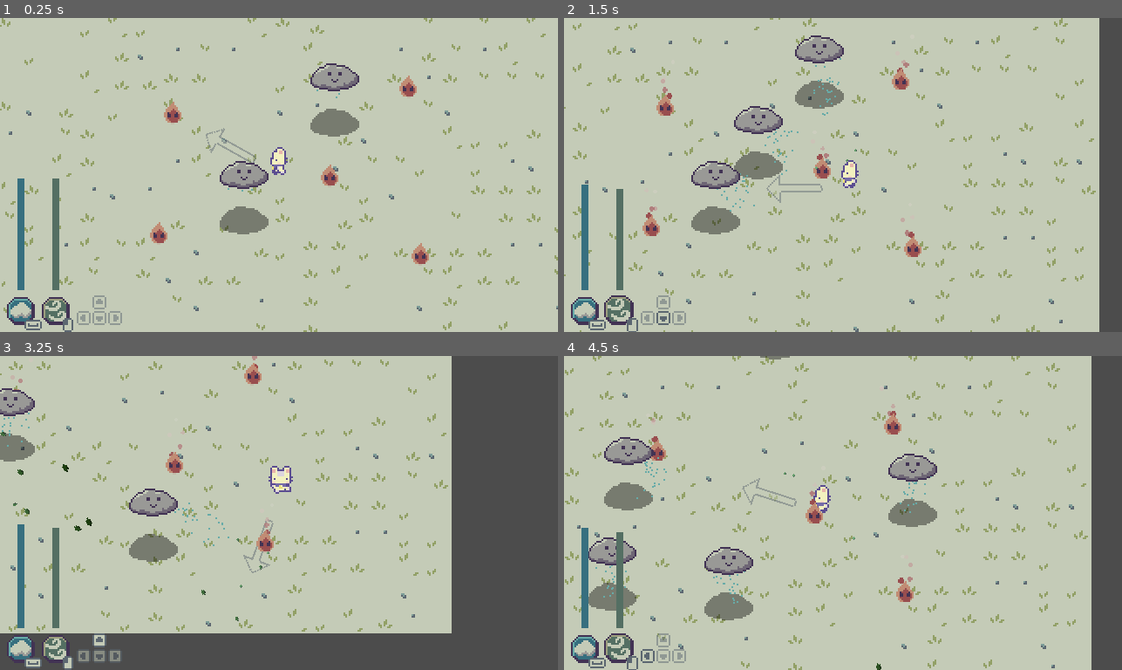
Above: before the commit, frames 1-4 (two rows, left to right).
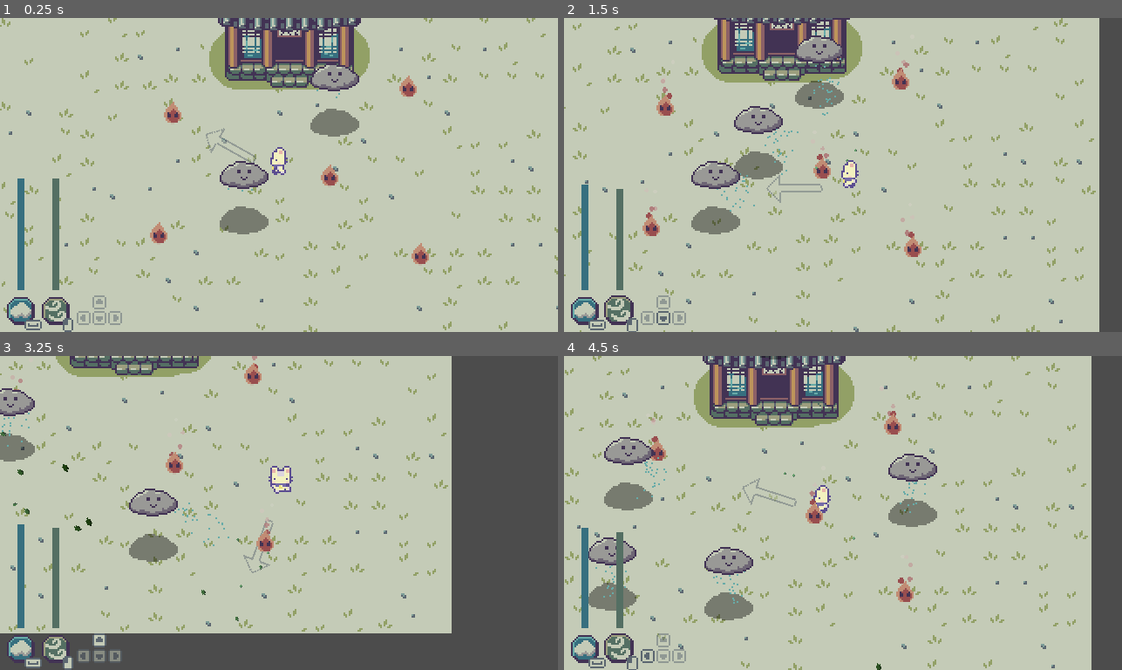
Above: after the commit, the same moments.

Repository: Boyquotes/cloud-keeper
Game: Godot game, scene res://Main.tscn
The game is run twice, just before and just after one commit, with the same random seed, the same clock (stepped at 60 frames per second) and the same inputs.
Inputs (mouse positions are in pixels of both pictures, inside the frame that each line leads up to):
- Up to frame 1 (0.25 s): no input
- Up to frame 2 (1.5 s): move the mouse to (965, 159) at 0.52 s; hold D (move_right) 0.53-1.28 s; tap Space (spawn_cloud) at 0.6 s; move the mouse to (731, 190) at 1.27 s; hold S (move_down) from 1.28 s (still down); click (731, 190) at 1.35 s
- Up to frame 3 (3.25 s): move the mouse to (334, 443) at 2.02 s; release S (move_down) at 2.03 s; hold D (move_right) 2.03-2.78 s; tap Space (spawn_cloud) at 2.1 s; move the mouse to (251, 575) at 2.77 s; hold W (move_up) from 2.78 s (still down); click (251, 575) at 2.85 s
- Up to frame 4 (4.5 s): move the mouse to (1010, 560) at 3.52 s; release W (move_up) at 3.53 s; hold A (move_left) from 3.53 s (still down); tap Space (spawn_cloud) at 3.6 s; move the mouse to (675, 465) at 4.27 s; click (675, 465) at 4.35 s

The runs differ from the first frame. In frame 1, 5.0% of the frame differs, in the area x 36-67%, y 0-23%; in frame 2, 4.5%; in frame 3, 1.5%; in frame 4, 5.5%, in the area x 22-53%, y 0-23%.

Commit message:
Added shrine sprite

Diff:
--- a/src/scenes/world/World.tscn
+++ b/src/scenes/world/World.tscn
@@ -6,6 +6,7 @@
 [ext_resource path="res://scenes/world/tileset.png" type="Texture" id=4]
 [ext_resource path="res://scenes/enemies/Fire.tscn" type="PackedScene" id=5]
 [ext_resource path="res://scenes/world/Particles.gd" type="Script" id=6]
+[ext_resource path="res://scenes/world/shrine.png" type="Texture" id=7]
 
 [sub_resource type="TileSet" id=1]
 0/name = "grass"
@@ -59,6 +60,10 @@
 [node name="Fire5" parent="Ground" instance=ExtResource( 5 )]
 position = Vector2( 222, 49 )
 
+[node name="Shrine" type="Sprite" parent="Ground"]
+position = Vector2( 154, 8 )
+texture = ExtResource( 7 )
+
 [node name="Sky" type="YSort" parent="."]
 script = ExtResource( 3 )
 
Not shown: 1 places in src/scenes/world/World.tscn that only renumber resources
Binary file added: src/scenes/world/shrine.png
Not shown, added: src/scenes/world/shrine.png.import
